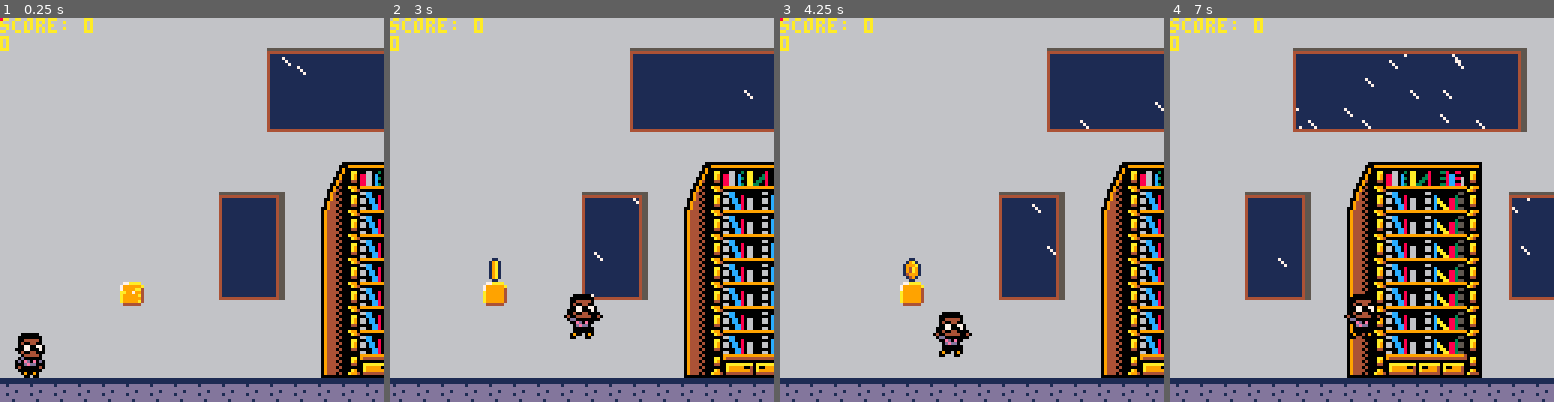
Above: before the commit, frames 1-4 (left to right).
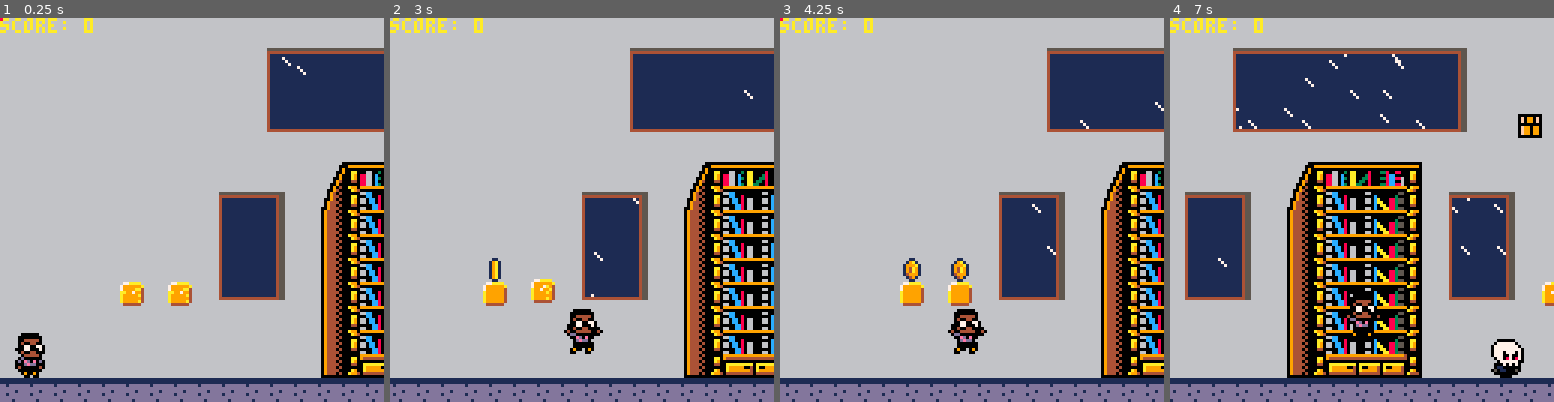
Above: after the commit, the same moments.

Repository: cwrightlibrary/pico-8
Game: PICO-8 cartridge library_game/carts/library-game.p8
Same seed, same stepped clock (60 frames per second), same inputs: the game is played once before the commit and once after it.
Inputs:
- Up to frame 1 (0.25 s): no input
- Up to frame 2 (3 s): tap X (X key) at 0.33, 1.07, 1.85, 2.97 s; tap O (Z key) at 0.7, 1.7, 2.1, 2.5, 2.9 s; hold Right 1.6-2.1 s; hold Right from 2.47 s (still down)
- Up to frame 3 (4.25 s): release Right at 3.03 s; hold Left 3.08-3.58 s; tap O (Z key) at 3.3, 3.7, 4.1 s; hold Right from 4.02 s (still down); tap X (X key) at 4.08 s
- Up to frame 4 (7 s): tap O (Z key) every 0.4 s from 4.5 to 6.9 s; release Right at 4.68 s; hold Left 5.08-5.68 s; tap X (X key) at 5.2, 6.32 s; hold Right 6.08-6.58 s; hold Right from 6.63 s (still down)

The runs differ from the first frame. In frame 1, 0.4% of the frame differs, in the area x 0-50%, y 4-75%; in frame 2, 1.3%; in frame 3, 1.7%; in frame 4, 45%, in the area x 0-100%, y 4-100%.

Commit message:
Add files via upload

Diff:
--- a/library_game/carts/library-game.p8
+++ b/library_game/carts/library-game.p8
@@ -41,7 +41,7 @@
  coin_update()
  q_brick_update()
 end
-test=0
+
 function _draw()
  cls(1)
  rain_draw()
@@ -56,7 +56,6 @@
  add_sk_small()
  p_draw()
  print('score: '..p.score,cam_x,0,10)
- print(test)
 end
 -->8
 --player
@@ -501,7 +500,7 @@
      q_brick.sp=138
     end
    elseif q_brick.hit
-   and not q_brick.fin then
+   and not q_brick.run then
     q_brick.sp=154
    elseif q_brick.run
    and q_brick.fin then
@@ -519,37 +518,37 @@
    if q_brick.hit
    and not q_brick.run then
     if q_brick.start_height<q_brick.max_height/2 then
-     if time()-q_brick.anim>.01 then
+     if time()-q_brick.anim>.001 then
       q_brick.anim=time()
-      q_brick.start_height+=.07
-      q_brick.y-=.07
+      q_brick.start_height+=.15
+      q_brick.y-=.15
      end
     elseif q_brick.start_height<q_brick.max_height/6 then
-     if time()-q_brick.anim>.01 then
+     if time()-q_brick.anim>.001 then
       q_brick.anim=time()
-      q_brick.start_height+=.03
-      q_brick.y-=.03
+      q_brick.start_height+=.08
+      q_brick.y-=.08
      end
     else
-     if time()-q_brick.anim>.01 then
+     if time()-q_brick.anim>.001 then
       q_brick.anim=time()
-      q_brick.start_height+=.002
-      q_brick.y-=.002
+      q_brick.start_height+=.02
+      q_brick.y-=.02
       q_brick.run=true
      end
     end
    elseif q_brick.run then
     if q_brick.y-q_brick.return_height>.1 then
-     if time()-q_brick.anim>.01 then
+     if time()-q_brick.anim>.001 then
       q_brick.anim=time()
-      q_brick.y+=.002
+      q_brick.y+=.15
      end
     elseif q_brick.start_height>=q_brick.max_height
-    and q_brick.y-q_brick.return_height>.002 then
+    and q_brick.y-q_brick.return_height>.02 then
      q_brick.fin=true
-     if time()-q_brick.anim>.01 then
+     if time()-q_brick.anim>.001 then
       q_brick.anim=time()
-      q_brick.y+=.07
+      q_brick.y+=.01
      end
     else
      q_brick.fin=true
@@ -907,7 +906,7 @@
 07005070070050700700507007005070222222222222222222222222222222222222222222222222000999990990099999999999999009902222222299999999
 0708087007080870070808700708087022222222222222222222222222222222222222222222222200099999090f0099999999999900f0902222222299999999
 20777702207777022077770220777702222222222222222222222222222222222222222222222222000999990900f09999999999990f00900022222299999999
-00070700000707002007070220070702222222222222222222222222222222222222222222222222000999990990099999999999999009900002222299999999
+20070702200707022007070220070702222222222222222222222222222222222222222222222222000999990990099999999999999009900002222299999999
 00000000000000002000002220000022222222222222222222222222222222222222222222222222000999990999999999999999999999900002222299999999
 20020022220002222002002222000222222222222222222222222222222222222222222222222222000000000999999999999999999999900002222200000000
 22222222222222222222222222222222222222222222222222222222222222222222222222222222000000090999999999999999999999900002222299999999
@@ -957,18 +956,18 @@
 8080808080808080808080808080808080808080808080808080808080808080808080808080808080808080808080808080808080808080808080808080808080808080808080808080808080808080808080808080808080808080808080808080808080808080808080808080808080808080808080808080808080808080
 8080808080808080808080818282828282828282838080808080808080808080808080808080808080808080808080808080808080808080808080808080808080808080808080808080808080808080808080808080808080808080808080808080808080808080808080808080808080808080808080808080808080808080
 8080808080808080808080919292929292929292938080808080808080808080808080808080808080808080808080808080808080808080808080808080808080808080808080808080808080808080808080808080808080808080808080808080808080808080808080808080808080808080808080808080808080808080
-8080808080808080808080919292929292929292938080808080808080808080808080808080808080808080808080808080808080808080808080808080808080808080808080808080808080808080808080808080808080808080808080808080808080808080808080808080808080808080808080808080808080808080
+8080808080808080808080919292929292929292938080808080808080808080808080808080b0808080b080808080808080808080808080808080808080808080808080808080808080808080808080808080808080808080808080808080808080808080808080808080808080808080808080808080808080808080808080
 8080808080808080808080a1a2a2a2a2a2a2a2a2a38080908080808080808080808080808080808080808080808080808080808080808080808080808080808080808080808080808080808080808080808080808080808080808080808080808080808080808080808080808080808080808080808080808080808080808080
-8080808080808080808080808080808080808080808080808080808080808080808080808080808080808080808080808080808080808080808080808080808080808080808080808080808080808080808080808080808080808080808080808080808080808080808080808080808080808080808080808080808080808080
-8080808080808080808080808084858687888980808080808080908080808080808080808080808080808080808080808080808080808080808080808080808080808080808080808080808080808080808080808080808080808080808080808080808080808080808080808080808080808080808080808080808080808080
-8080808080808080808182838094959697989980818283808080808080808080808080808080808080808080808080808080808080808080808080808080808080808080808080808080808080808080808080808080808080808080808080808080808080808080808080808080808080808080808080808080808080808080
-80808080808080808091929380a4959697989980919293808080808080908080808080808080808080808080808080808080808080808080808080808080808080808080808080808080808080808080808080808080808080808080808080808080808080808080808080808080808080808080808080808080808080808080
-80808080808080808091929380a4959697989980919293808080808080808080808080808080808080808080808080808080808080808080808080808080808080808080808080808080808080808080808080808080808080808080808080808080808080808080808080808080808080808080808080808080808080808080
-80808080808080808091929380a4959697989980919293808080808080808080808080808080808080808080808080808080808080808080808080808080808080808080808080808080808080808080808080808080808080808080808080808080808080808080808080808080808080808080808080808080808080808080
-80808080808a808080a1a2a380a4959697989980a1a2a3808080808080808080808080808080808080808080808080808080808080808080808080808080808080808080808080808080808080808080808080808080808080808080808080808080808080808080808080808080808080808080808080808080808080808080
+80808080808080808080808080808080808080808080808080808080808080808080b0808080808080808080808080808080808080808080808080808080808080808080808080808080808080808080808080808080808080808080808080808080808080808080808080808080808080808080808080808080808080808080
+80808080808080808080808080848586878889808080808080809080808080808080b0808080808080808080808080808080808080808080808080808080808080808080808080808080808080808080808080808080808080808080808080808080808080808080808080808080808080808080808080808080808080808080
+80808080808080808081828380949596979899808182838080808080808080808080b0808080809090909090808080808080808080808080808080808080808080808080808080808080808080808080808080808080808080808080808080808080808080808080808080808080808080808080808080808080808080808080
+80808080808080808091929380a49596979899809192938080808080809080808080b0808080808080808080808080808080808080808080808080808080808080808080808080808080808080808080808080808080808080808080808080808080808080808080808080808080808080808080808080808080808080808080
+80808080808080808091929380a49596979899809192938080808080808080808080b0808080808080808080808080808080808080808080808080808080808080808080808080808080808080808080808080808080808080808080808080808080808080808080808080808080808080808080808080808080808080808080
+80808080808080808091929380a49596979899809192938080808080808080808080b0808080808080808080808080808080808080808080808080808080808080808080808080808080808080808080808080808080808080808080808080808080808080808080808080808080808080808080808080808080808080808080
+80808080808a808a80a1a2a380a4959697989980a1a2a3808a808a808080808080809090909090808080808a80808a808080808080808080808080808080808080808080808080808080808080808080808080808080808080808080808080808080808080808080808080808080808080808080808080808080808080808080
 80808080808080808080808080a4959697989980808080808080808080808080808080808080808080808080808080808080808080808080808080808080808080808080808080808080808080808080808080808080808080808080808080808080808080808080808080808080808080808080808080808080808080808080
-80808080808080808080808080a4959697989980808080808080808080808080808080808080808080808080808080808080808080808080808080808080808080808080808080808080808080808080808080808080808080808080808080808080808080808080808080808080808080808080808080808080808080808080
-80808080808080808080808080b4a5a6a7a8a980808080808080808080808080808080808080808080808080808080808080808080808080808080808080808080808080808080808080808080808080808080808080808080808080808080808080808080808080808080808080808080808080808080808080808080808080
+80808080808080808080808080a4959697989980804080808080808080808080808080808080808080808080808080808080808080808080808080808080808080808080808080808080808080808080808080808080808080808080808080808080808080808080808080808080808080808080808080808080808080808080
+80808080808080808080808080b4a5a6a7a8a980808080808080808080808080808080808080808080808080608080808080808080808080808080808080808080808080808080808080808080808080808080808080808080808080808080808080808080808080808080808080808080808080808080808080808080808080
 a0a0a0a0a0a0a0a0a0a0a0a0a0a0a0a0a0a0a0a0a0a0a0a0a0a0a0a0a0a0a0a0a0a0a0a0a0a0a0a0a0a0a0a0a0a0a0a0a0a0a0a0a0a0a0a0a0a0a0a0a0a0a0a0a0a0a0a0a0a0a0a0a0a0a0a0a0a0a0a0a0a0a0a0a0a0a0a0a0a0a0a0a0a0a0a0a0a0a0a0a0a0a0a0a0a0a0a0a0a0a0a0a0a0a0a0a0a0a0a0a0a0a0a0a0a0a0a0
 
 
